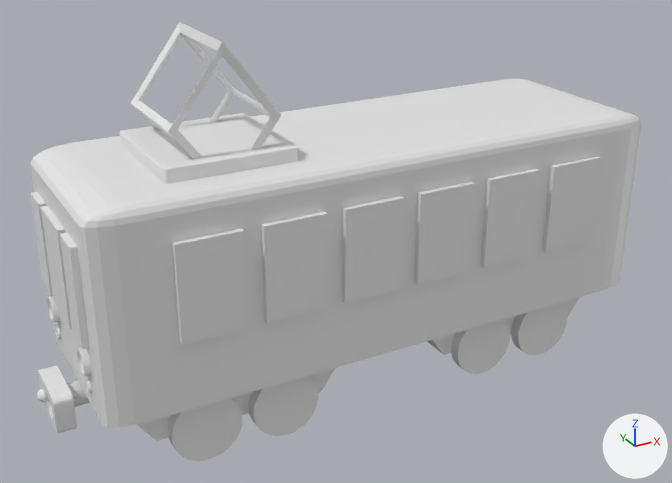
The FBX model Assets/Train/Models/train.fbx, before and after one commit.
Both versions are drawn from a 50 mm camera at (-4.49, -7.75, 4.69) aimed at (-0.24, -0.03, 0.83). The lights are fixed; the arrows at lower right show +X, +Y and +Z. Where no turn or scale is listed for an object, it has been applied to the vertices.

Objects in the first picture: 'Cube', 'Cube.001', 'Cylinder', 'Cylinder.002', 'Cylinder.003', 'Cylinder.004', 'Front Window 1', 'Front Window 2', 'Front Window 3', 'Pantograph', 'Pantograph Base', 'Side Window 1'.
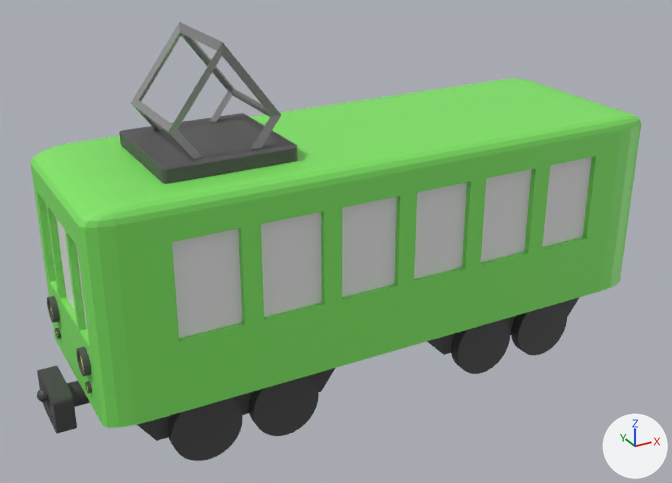
Location of each change, (x1, y1, x2, y2) in pixels of the pictures (672 x 483 px; the box of a moved part takes in the faces that stretch with it):
'Side Window 1', deleted: before (172, 156, 600, 345)
'Pantograph Base', recoloured: (119, 113, 298, 184) in both
'Cylinder.002', recoloured: (168, 303, 567, 461) in both
'Cylinder.003', recoloured: (249, 319, 510, 436) in both
'Pantograph', recoloured (white to grey): (131, 22, 281, 159) in both
'Cylinder.004', recoloured (white to grey): (37, 366, 90, 434) in both
'Front Window 1', deleted: before (60, 233, 90, 349)
'Front Window 2', deleted: before (41, 206, 72, 328)
'Cube.001', recoloured: (137, 297, 580, 441) in both
'Front Window 3', deleted: before (30, 192, 53, 297)
part 1 of me_cylinder_008, recoloured: (47, 296, 91, 377) in both
part 2 of me_cube_013, moved or reshaped: (31, 165, 103, 425) in both
part 3 of me_cube_013, recoloured (white to green): (30, 79, 641, 428) in both

The change, as a list of edits to the scene's bpy script:
```text
Add mat_lights:
    mat_lights = principled_material('Lights')
    mat_lights.base_color = (0.085, 0.085, 0.085)  # dark grey #525252
Change me_cylinder_006:
    where me_cylinder_006.from_pydata(...)  # 256 vertices, 136 faces; spans x -1.55..1.55, y -0.77..0.77, z -0.57..0.13
    add me_cylinder_006.materials.append(mat_bogey)  # dark grey #474747
Change me_cylinder_007:
    where me_cylinder_007.from_pydata(...)  # 1742 vertices, 1650 faces; spans x -3.36..3.36, y -0.32..0.32, z -0.2..0.2
    add me_cylinder_007.materials.append(mat_bogey)  # dark grey #474747
Change me_cube_013:
    where me_cube_013.from_pydata(...)  # 246 vertices, 184 faces; spans x -3.0..3.0, y -1.0..1.0, z -1.0..1.0
    verts and faces of me_cube_013; kept vertices keep their numbers, new ones are numbered from 246
    me_cube_013 part 2
    add delete_faces([(121, 139, 164, 168, 171, 173, 172, 176, 177, 178, 179, 174, 175, 170, 169, 144), (172, 174, 179, 176), (170, 175, 173, 171)])
    add faces += [(121, 139, 177, 178), (139, 164, 168, 171, 170, 175, 173, 172, 174, 179, 176, 177), (121, 178, 179, 174, 175, 170, 169, 144)]  # mat_body (green #81e764)
    me_cube_013 part 3: 163 faces spanning x -3.0..3.0, y -1.0..1.0, z -1.0..1.0 switch from mat_material (white #e7e7e7) to mat_body (green #81e764)
Change me_cube_009:
    where me_cube_009.from_pydata(...)  # 46 vertices, 48 faces; spans x -0.523..0.523, y -0.513..0.513, z -0.296..0.695
    add me_cube_009.materials.append(mat_pantograph)  # grey #a5a5a5
Change me_cube_010:
    where me_cube_010.from_pydata(...)  # 68 vertices, 58 faces; spans x -0.632..0.632, y -0.632..0.632, z -0.182..0.182
    add me_cube_010.materials.append(mat_pantographbase)  # dark grey #545454
Change me_cube_011:
    where me_cube_011.from_pydata(...)  # 32 vertices, 28 faces; spans x -2.67..2.67, y -0.65..0.65, z -0.28..0.23
    add me_cube_011.materials.append(mat_bogey)  # dark grey #474747
Change me_cylinder_005:
    where me_cylinder_005.from_pydata(...)  # 256 vertices, 136 faces; spans x -2.37..2.37, y -0.77..0.77, z -0.57..0.13
    add me_cylinder_005.materials.append(mat_bogey)  # dark grey #474747
Change me_cylinder_008:
    where me_cylinder_008.from_pydata(...)  # 256 vertices, 196 faces; spans x -0.058..0.058, y -0.679..0.679, z -0.126..0.126
    me_cylinder_008 part 1: 194 of the faces centred in x -0.058..0.058, y -0.678..0.678, z -0.125..0.125 switch from no material to mat_lights (dark grey #525252)
    add me_cylinder_008.materials.append(mat_innerlight)  # yellow #e1e76d
Remove ob_side_window_1:
    ob_side_window_1 = bpy.data.objects.new('Side Window 1', me_cube_014)
Remove ob_front_window_1:
    ob_front_window_1 = bpy.data.objects.new('Front Window 1', me_cube_002)
Remove ob_front_window_2:
    ob_front_window_2 = bpy.data.objects.new('Front Window 2', me_cube_001)
Remove ob_front_window_3:
    ob_front_window_3 = bpy.data.objects.new('Front Window 3', me_cube_003)
```
